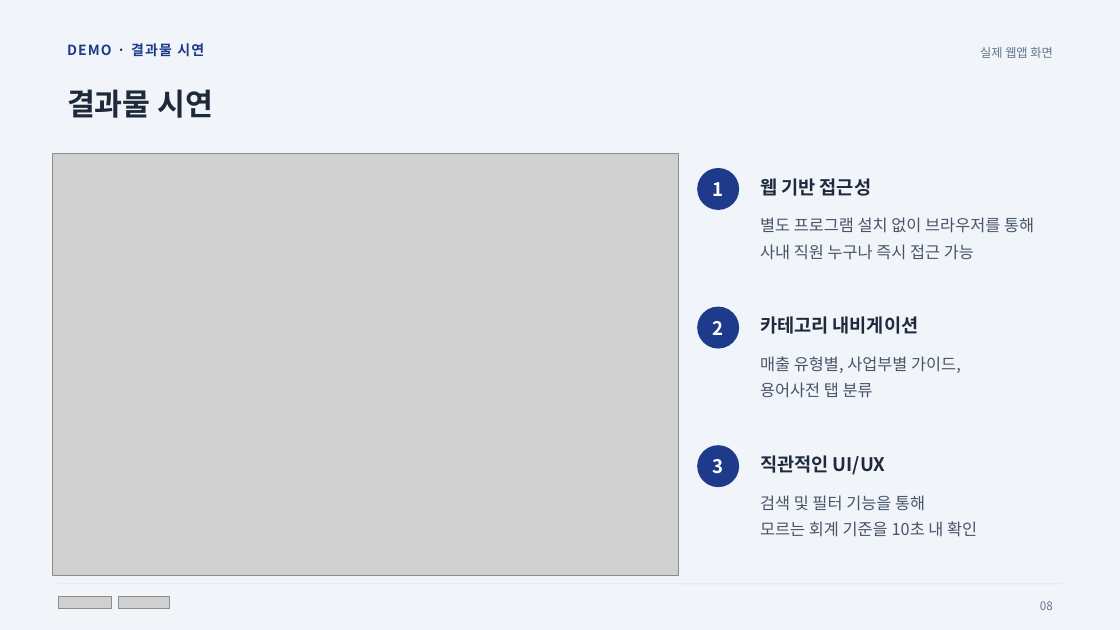
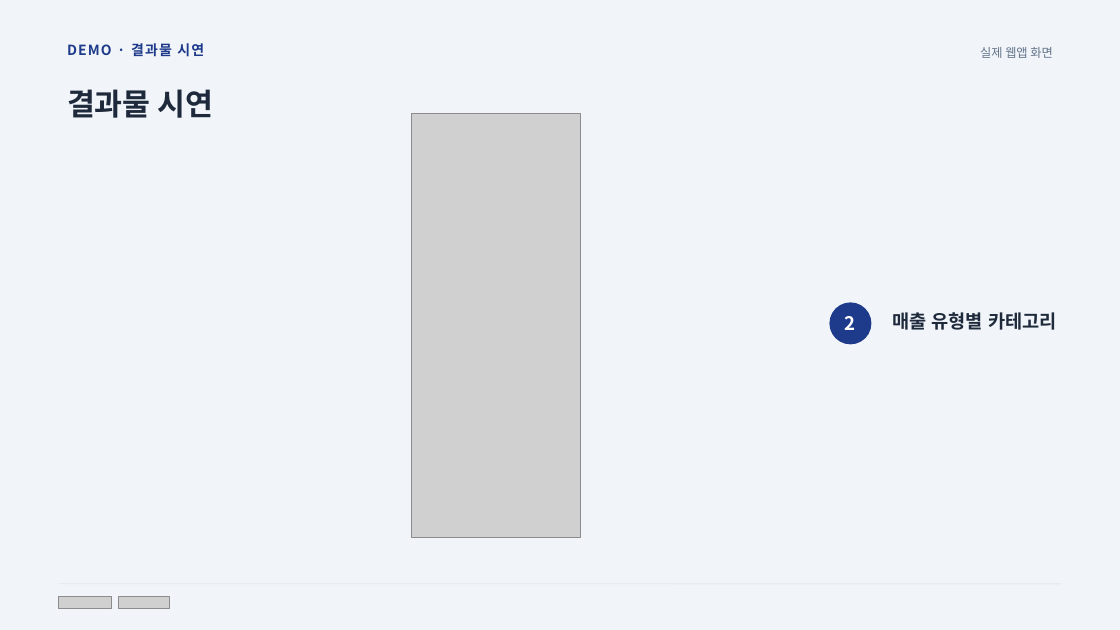
Before and after one commit to mdj11-netizen/vs-code, a slide deck: slide 19 of 과제pt/PPT/최종발표_회계Wiki구축_문동진_v2.pptx (slide 10 before the commit). Drawn at 1120x630 pixels with LibreOffice and Linux fonts; fonts in the diff are those of the drawing; grey boxes stand for pictures; background and template pictures are left out. Boxes give left, top, right and bottom in pixels: in the first picture for what was removed or moved away, otherwise in the second. Text is boxed around its words. In the diff, an @@ line names an element or a change of style, - is before the commit and + after.

```diff
--- a/과제pt/PPT/최종발표_회계Wiki구축_문동진_v2.pptx
+++ b/과제pt/PPT/최종발표_회계Wiki구축_문동진_v2.pptx
@@ picture added at <box>412,113,581,538</box> @@
@@ picture removed at <box>52,154,678,576</box> @@
@@ text removed at <box>760,175,871,200</box> @@
-웹 기반 접근성
@@ text removed at <box>713,182,724,196</box> @@
-1
@@ text removed at <box>760,217,1034,260</box> @@
-별도 프로그램 설치 없이 브라우저를 통해
-사내 직원 누구나 즉시 접근 가능
@@ ellipse removed at <box>697,307,739,349</box> @@
@@ text "2": place and size @@
-text "2" at <box>713,321,724,335</box>
+text "2" at <box>845,316,856,330</box>
@@ ellipse: place and size @@
-ellipse at <box>697,168,739,210</box>
+ellipse at <box>829,302,871,344</box>
@@ text at <box>892,312,1057,330</box>: text changed @@
-카테고리 내비게이션
+매출 유형별 카테고리
@@ text removed at <box>760,356,961,398</box> @@
-매출 유형별, 사업부별 가이드,
-용어사전 탭 분류
@@ ellipse removed at <box>697,445,739,487</box> @@
@@ text removed at <box>713,459,724,474</box> @@
-3
@@ text removed at <box>760,455,886,475</box> @@
-직관적인 UI/UX
@@ text removed at <box>760,495,977,537</box> @@
-검색 및 필터 기능을 통해
-모르는 회계 기준을 10초 내 확인
@@ text removed at <box>1040,601,1053,610</box> @@
-08
```
Also in this commit, not shown: 12 other slides changed, 15 slides added, 2 slides removed, 6 other files.
